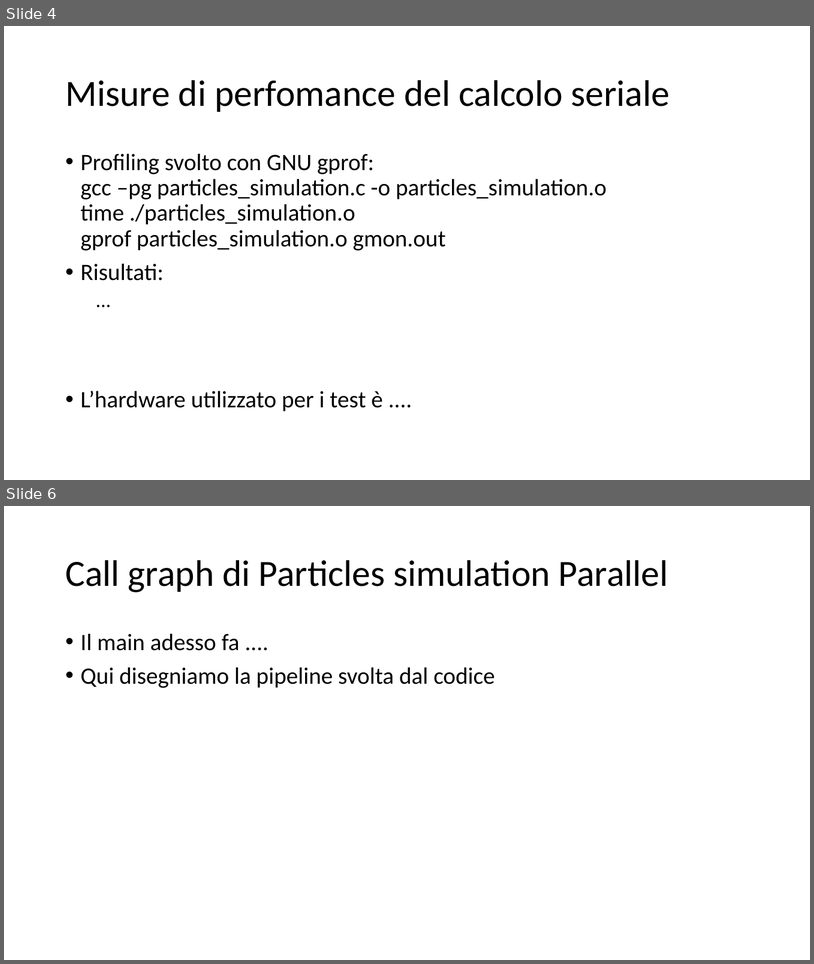
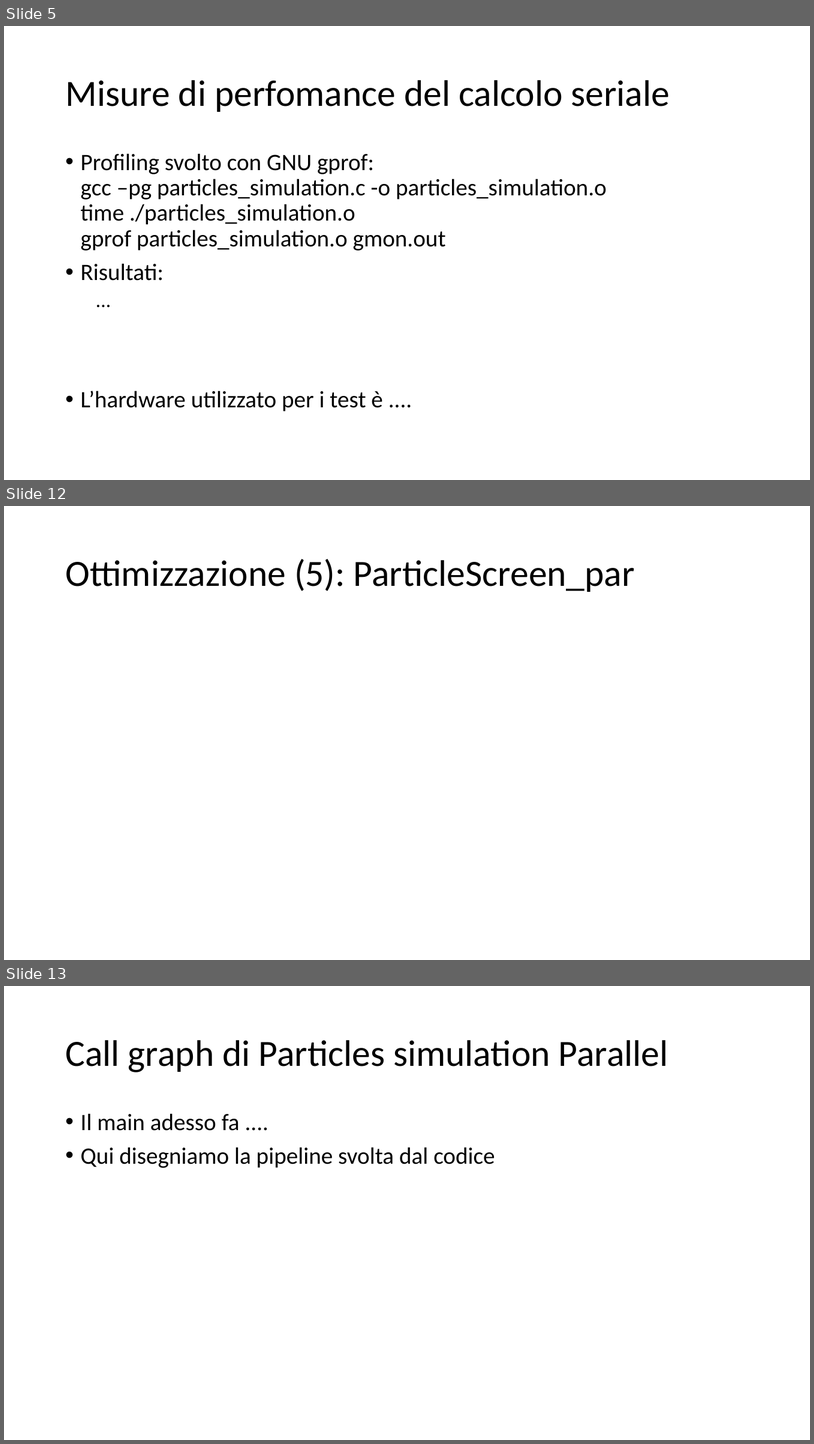
Before and after one commit to piepor/particles-simulation-parallel, a slide deck: presentazione/presentazione.pptx. Shown one above the other, each under a label of ours: slides 4 and 6 before the commit, slides 5, 12 and 13 after it; the slides between them are not shown. The pictures are 814x964 and 814x1444 pixels, drawn with LibreOffice and Linux fonts; fonts in the diff are those of the drawing. Boxes give left, top, right and bottom in pixels: in the first picture for what was removed or moved away, otherwise in the second. Text is boxed around its words. In the diff, an @@ line names an element or a change of style, - is before the commit and + after.

```diff
--- a/presentazione/presentazione.pptx
+++ b/presentazione/presentazione.pptx
@@ slide 12 added at bbox=[4, 506, 810, 960], background #FFFFFF @@
@@ title added at bbox=[65, 559, 635, 592], 44 pt, text #000000 @@
+Ottimizzazione (5): ParticleScreen_par
@@ what was slide 4 is now slide 5 @@
@@ what was slide 6 is now slide 13 @@
```
Also in this commit, not shown: 1 slide changed, 9 other slides added, 3 slides removed, 1 other file.
